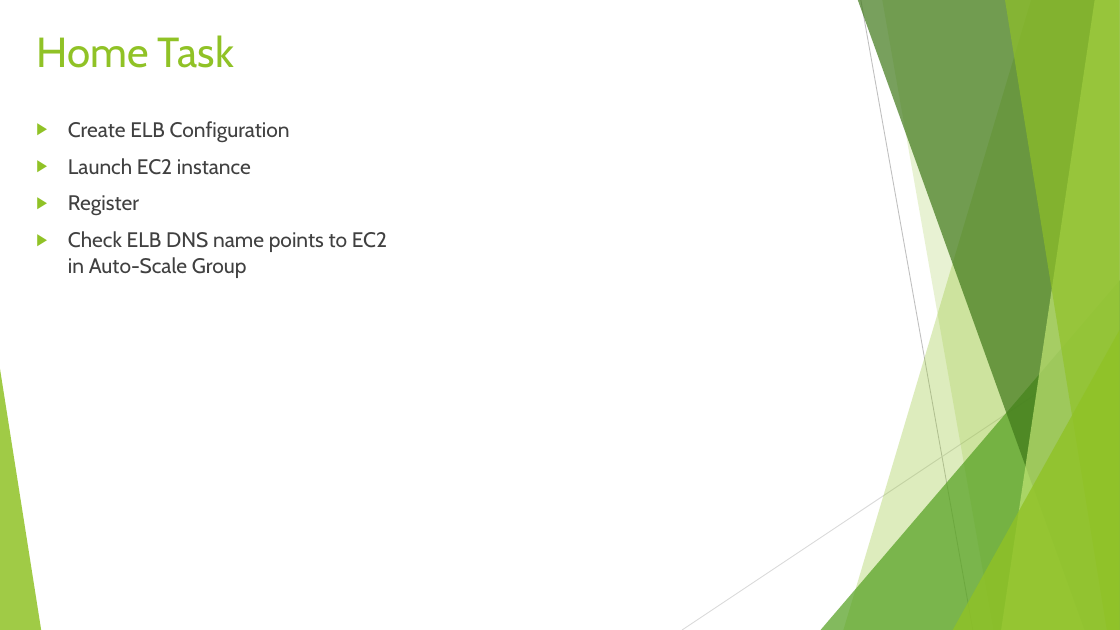
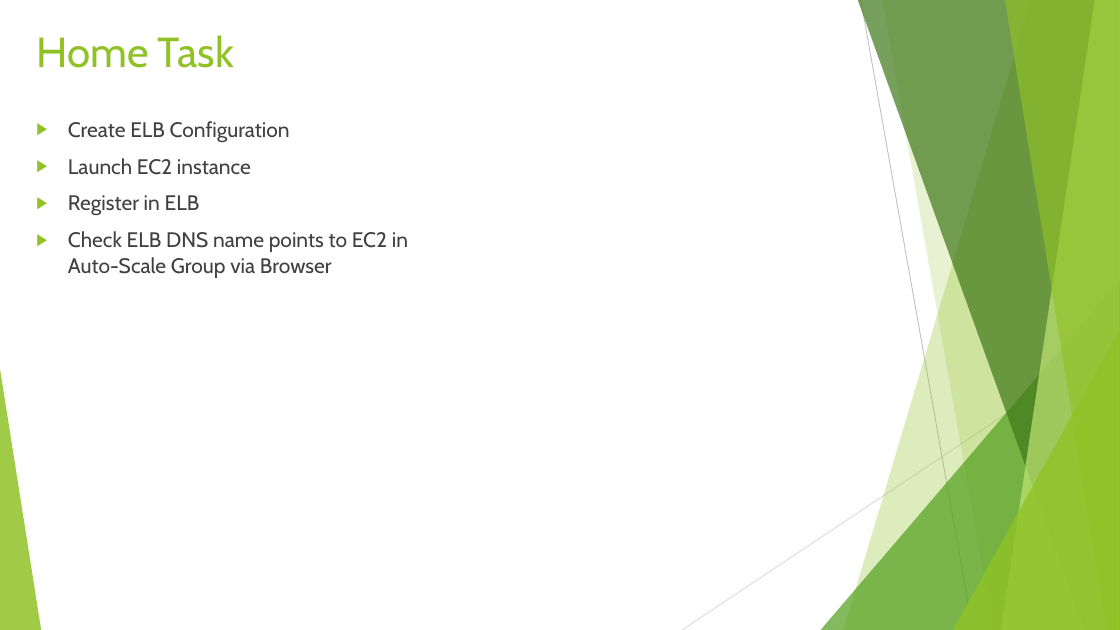
Before and after one commit to rusergei2010/AWSCourse2019, a slide deck: slide 7 of Lecture_3_Auto_Scaling/auto_scale.pptx. Drawn at 1120x630 pixels with LibreOffice and Linux fonts; fonts in the diff are those of the drawing. Boxes give left, top, right and bottom in pixels: in the first picture for what was removed or moved away, otherwise in the second. Text is boxed around its words. In the diff, an @@ line names an element or a change of style, - is before the commit and + after.

```diff
--- a/Lecture_3_Auto_Scaling/auto_scale.pptx
+++ b/Lecture_3_Auto_Scaling/auto_scale.pptx
@@ text at [68,195,408,278]: text changed @@
-▶ Register
-▶ Check ELB DNS name points to EC2 in Auto-Scale Group
+▶ Register in ELB
+▶ Check ELB DNS name points to EC2 in Auto-Scale Group via Browser
```
Also in this commit, not shown: 6 other files.
